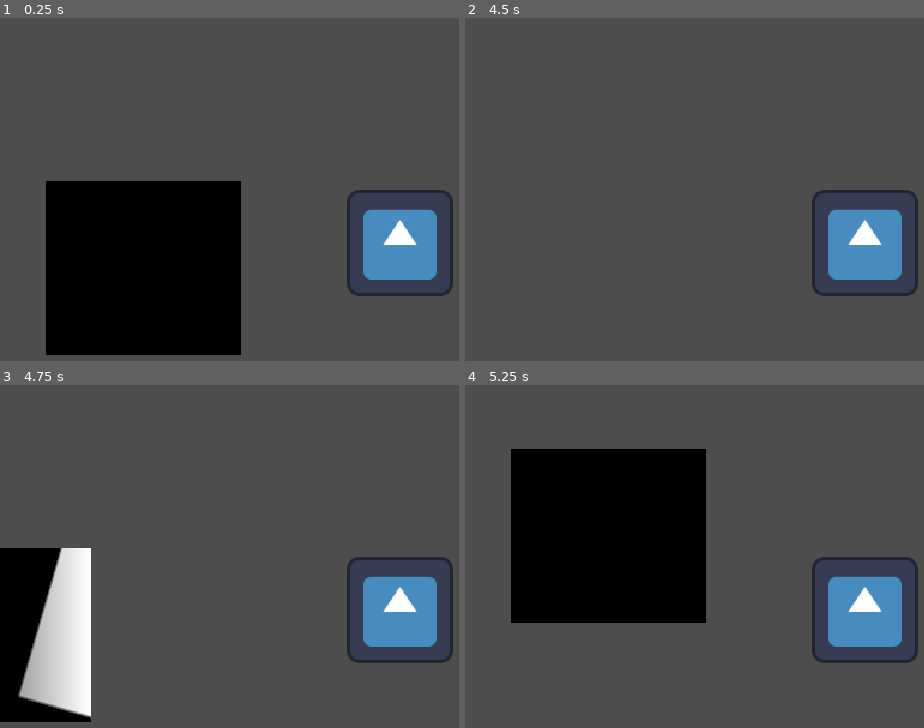
Above: before the commit, frames 1-4 (two rows, left to right).
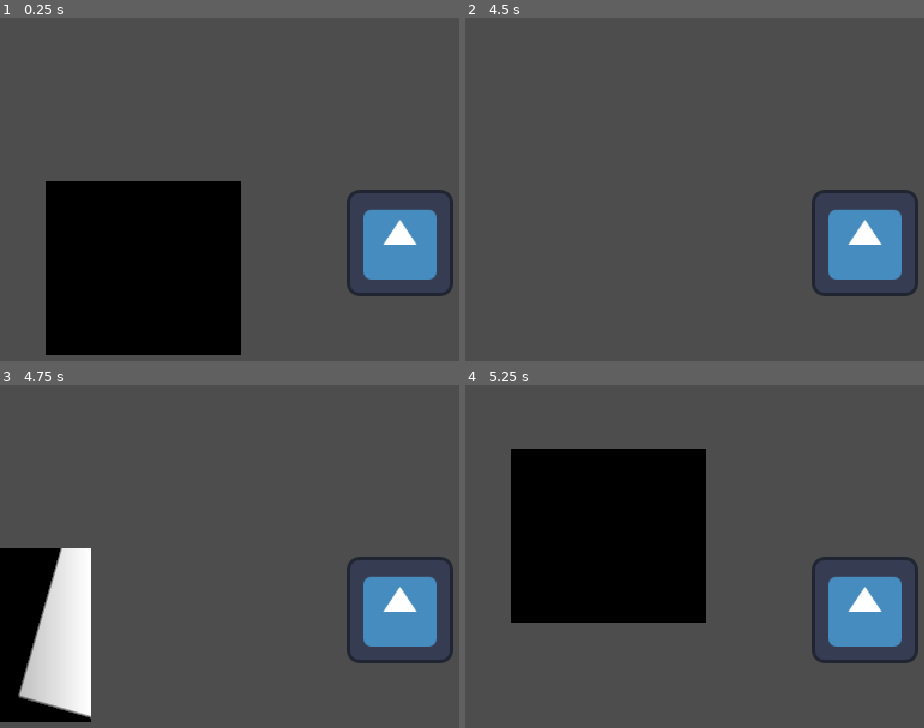
Above: after the commit, the same moments.

Repository: ygda-org/brackeys-26.2
Game: Godot game, scene res://level.tscn
Same seed, same stepped clock (60 frames per second), same inputs: the game is played once before the commit and once after it. The project has no main scene, so this scene is started directly. The engine's default icon, where the game draws it, is replaced by a stand-in: a white triangle on a blue panel in a dark square. Sound files missing from this copy of the repository are replaced by a short silence.
Inputs (mouse positions are in pixels of both pictures, inside the frame that each line leads up to):
- Up to frame 1 (0.25 s): no input
- Up to frame 2 (4.5 s): tap Enter at 0.5, 2.75, 4.25 s; move the mouse to (outside the picture) at 0.52 s; hold D (right) 0.53-1.28 s; move the mouse to (703, 264) at 1.27 s; hold S (down) 1.28-2.03 s; tap Space at 2, 3.5 s; move the mouse to (outside the picture) at 2.02 s; hold D (right) 2.03-2.78 s; move the mouse to (823, 333) at 2.77 s; hold W (up) 2.78-3.53 s; move the mouse to (outside the picture) at 3.52 s; hold A (left) from 3.53 s (still down); move the mouse to (625, 175) at 4.27 s
- Up to frame 3 (4.75 s): keep holding A (left)
- Up to frame 4 (5.25 s): move the mouse to (905, 611) at 5.02 s; release A (left) at 5.03 s; hold S (down) from 5.03 s (still down)

Frames 1-2 are identical in both runs. In frame 3, less than 0.1% of the frame differs, in the area x 4-7%, y 82-91%; in frame 4, nothing differs.

Commit message:
wqfqwfwefqe

Diff:
--- a/level.tscn
+++ b/level.tscn
@@ -3,6 +3,7 @@
 [ext_resource type="PackedScene" uid="uid://bk6x32oppt138" path="res://player/player.tscn" id="1_u52ul"]
 
 [sub_resource type="Gradient" id="Gradient_u52ul"]
+colors = PackedColorArray(0.31431612, 0.31431612, 0.3143161, 1, 1, 1, 1, 1)
 
 [sub_resource type="GradientTexture2D" id="GradientTexture2D_5kg8m"]
 gradient = SubResource("Gradient_u52ul")
